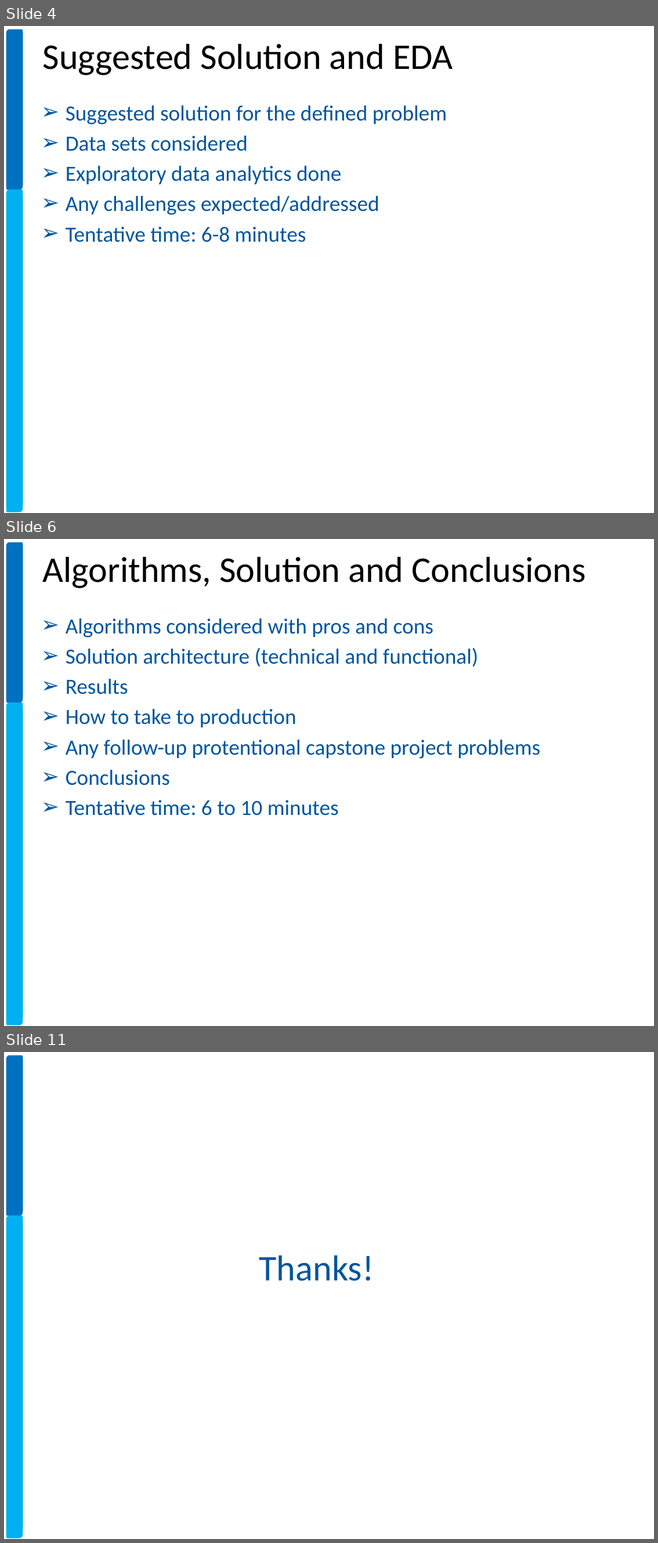
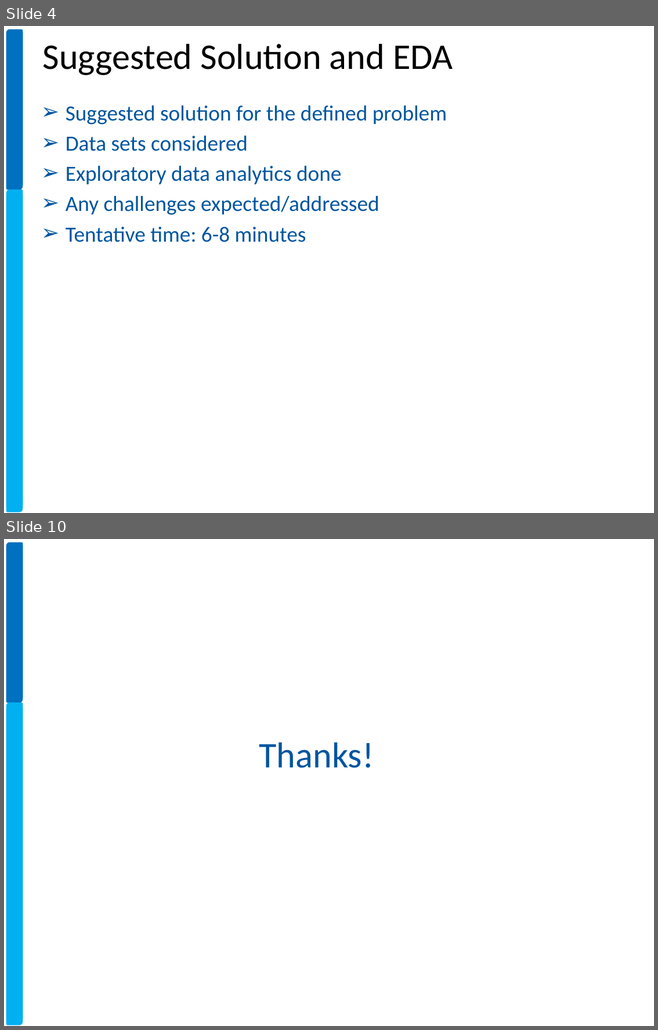
Before and after one commit to xavierigneous/Vehicle-Loan-Default-Prediction, a slide deck: Pravin Kumar/Vehicle Loan Default Prediction.pptx. Shown one above the other, each under a label of ours: slides 4, 6 and 11 before the commit, slides 4 and 10 after it; the slides between them are not shown. The pictures are 658x1543 and 658x1030 pixels, drawn with LibreOffice and Linux fonts; fonts in the diff are those of the drawing; background and template pictures are left out. Boxes give left, top, right and bottom in pixels: in the first picture for what was removed or moved away, otherwise in the second. Text is boxed around its words. In the diff, an @@ line names an element or a change of style, - is before the commit and + after.

```diff
--- a/Pravin Kumar/Vehicle Loan Default Prediction.pptx
+++ b/Pravin Kumar/Vehicle Loan Default Prediction.pptx
@@ slide 6 removed at (4,539,654,1026), background #FFFFFF; not listed: 2 template elements that a slide beside it also shows @@
@@ round diag rect removed at (7,543,22,700) @@
@@ text removed at (43,556,586,588) @@
-Algorithms, Solution and Conclusions
@@ text removed at (65,618,540,816) @@
-➢ Algorithms considered with pros and cons
-➢ Solution architecture (technical and functional)
-➢ Results
-➢ How to take to production
-➢ Any follow-up protentional capstone project problems
-➢ Conclusions
-➢ Tentative time: 6 to 10 minutes
@@ round diag rect removed at (7,703,22,1020) @@
@@ what was slide 11 is now slide 10 @@
```
Also in this commit, not shown: 4 slides added, 4 other slides removed, 1 other file.
